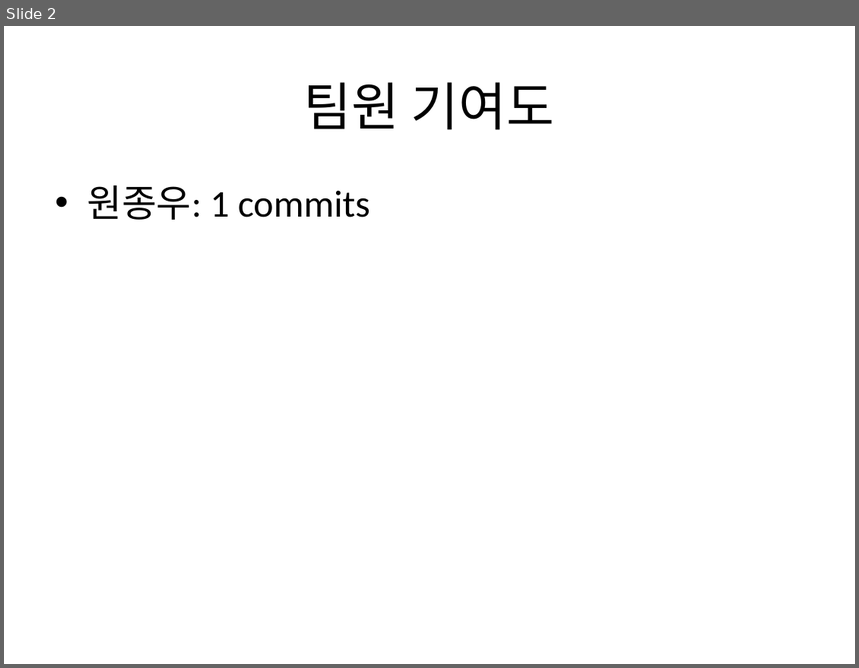
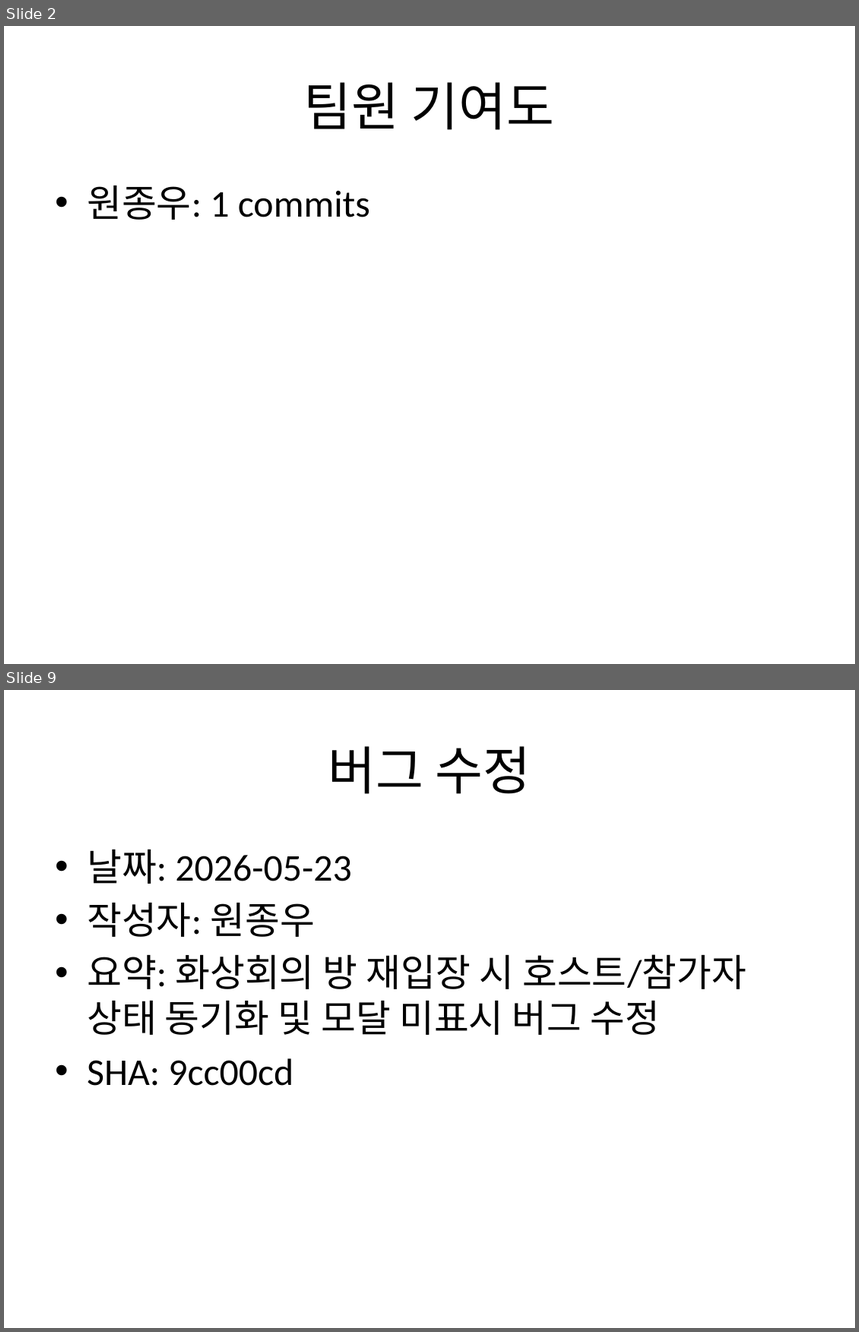
Before and after one commit to Jongwoo0101/worksight-commit-bot, a slide deck: data/commit_report.pptx. Shown one above the other, each under a label of ours: slide 2 before the commit, slides 2 and 9 after it; the slides between them are not shown. The pictures are 859x668 and 859x1332 pixels, drawn with LibreOffice and Linux fonts; fonts in the diff are those of the drawing. Boxes give left, top, right and bottom in pixels: in the first picture for what was removed or moved away, otherwise in the second. Text is boxed around its words. In the diff, an @@ line names an element or a change of style, - is before the commit and + after.

Commit message:
feat: target repo 신규 커밋 1건 반영 - test: just for commit bot test. ignore this commit 22 작성자: 원종우 코드: 5f60a31

```diff
--- a/data/commit_report.pptx
+++ b/data/commit_report.pptx
@@ slide 9 added at (4, 690, 855, 1328), background #FFFFFF @@
@@ title added at (328, 746, 531, 794), 44 pt, text #000000 @@
+버그 수정
@@ text added at (87, 850, 747, 1086), 32 pt, text #000000 @@
+• 날짜: 2026-05-23
+• 작성자: 원종우
+• 요약: 화상회의 방 재입장 시 호스트/참가자 상태 동기화 및 모달 미표시 버그 수정
+• SHA: 9cc00cd
```
Also in this commit, not shown: 2 slides changed, 175 other slides added, 4 other files.
